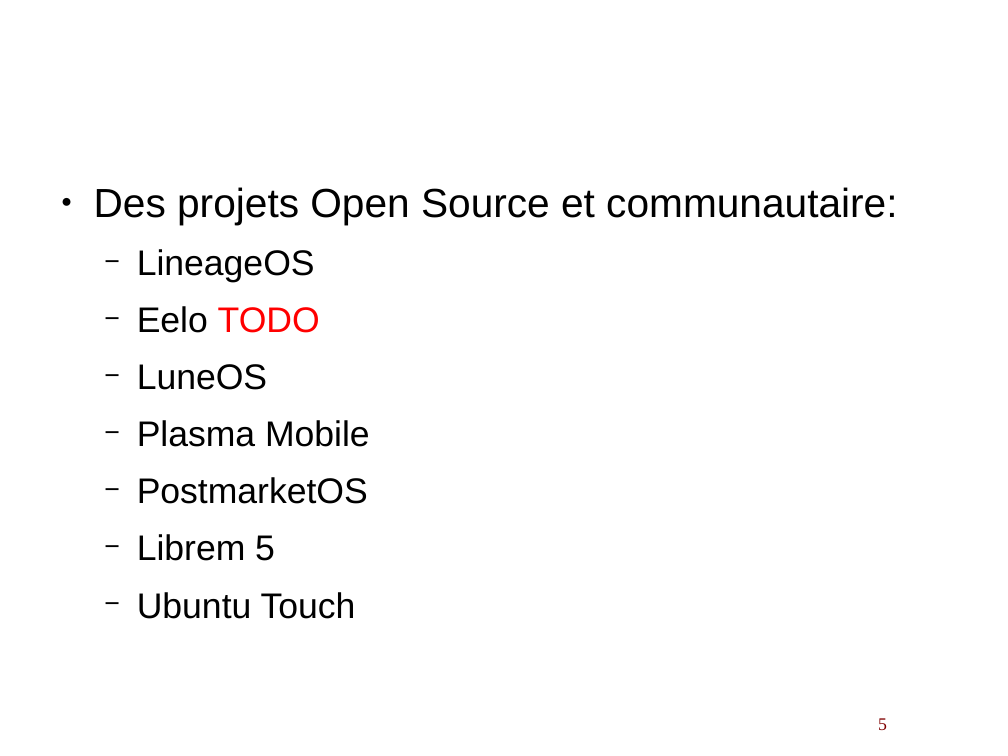
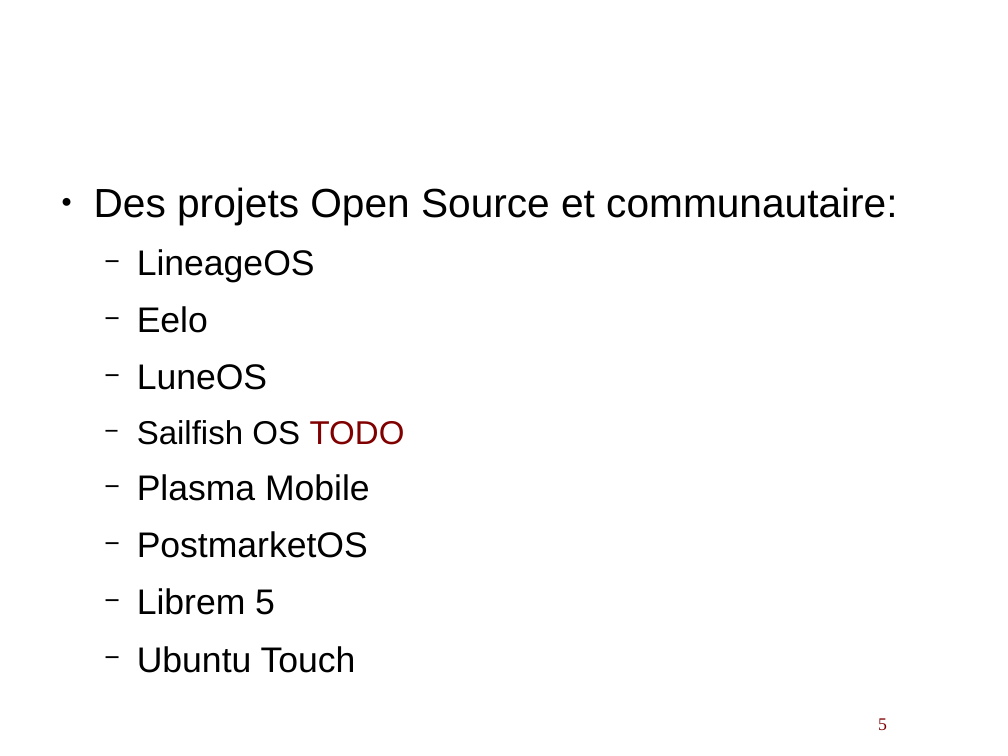
Before and after one commit to lduboeuf/ut-helloworld-py, a slide deck: slide 5 of osmobiles.odp. Drawn at 1008x756 pixels with LibreOffice and Linux fonts; fonts in the diff are those of the drawing; background and template pictures are left out. Boxes give left, top, right and bottom in pixels: in the first picture for what was removed or moved away, otherwise in the second. Text is boxed around its words. In the diff, an @@ line names an element or a change of style, - is before the commit and + after.

Commit message:
add SailfishOS section WIP

```diff
--- a/osmobiles.odp
+++ b/osmobiles.odp
@@ text at box(137, 306, 208, 333): text changed @@
-  − Eelo TODO
+  − Eelo
@@ text at box(137, 420, 405, 445): paragraph added @@
+  − Sailfish OS TODO
```
Also in this commit, not shown: 2 other slides changed, 3 slides added.
